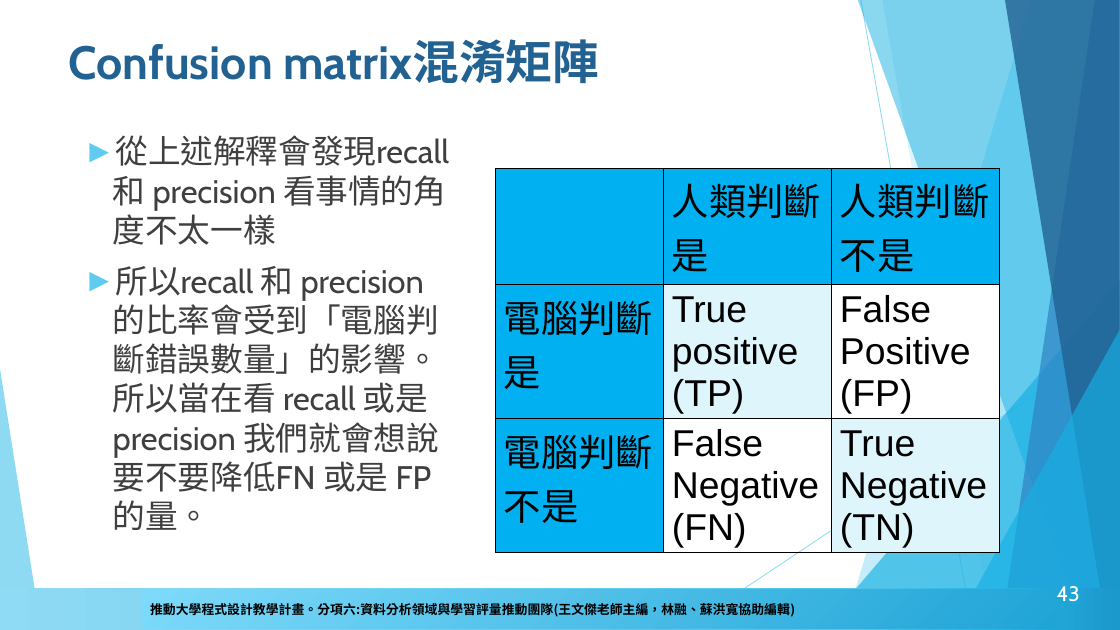
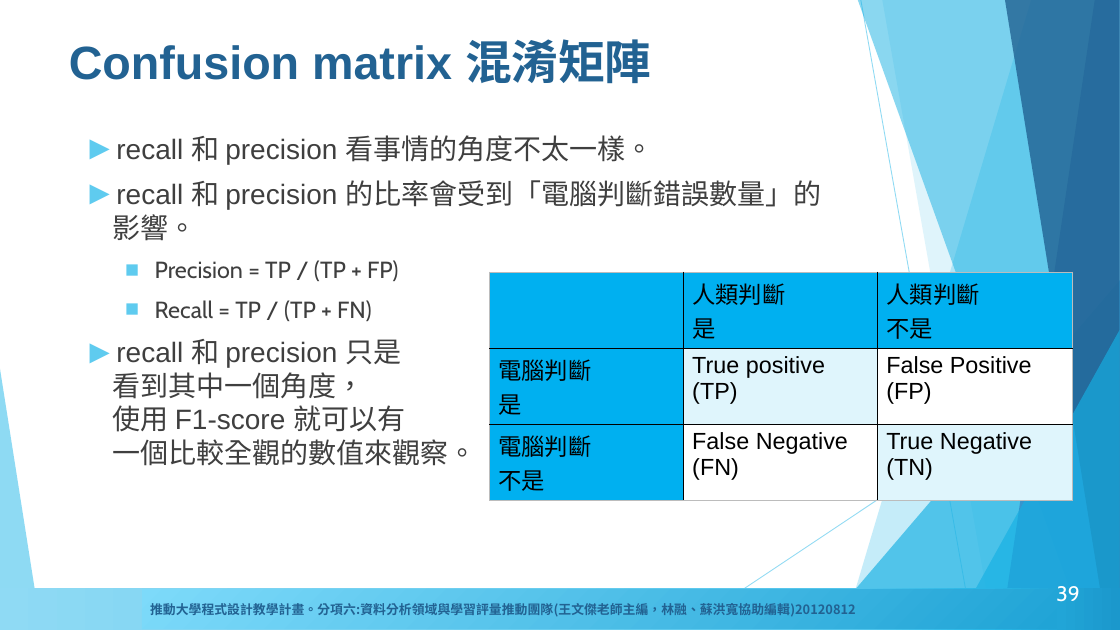
Before and after one commit to howardsukuan/textual-data-analysis-python, a slide deck: slide 39 of week04/文本分析與程式設計week4.pptx (slide 43 before the commit). Drawn at 1120x630 pixels with LibreOffice and Linux fonts; fonts in the diff are those of the drawing; background and template pictures are left out. Boxes give left, top, right and bottom in pixels: in the first picture for what was removed or moved away, otherwise in the second. Text is boxed around its words. In the diff, an @@ line names an element or a change of style, - is before the commit and + after.

```diff
--- a/week04/文本分析與程式設計week4.pptx
+++ b/week04/文本分析與程式設計week4.pptx
@@ title at (69,39,652,84): text changed; font Cabin to Arial @@
-Confusion matrix混淆矩陣
+Confusion matrix 混淆矩陣
@@ text at (113,135,821,466): text changed; size 28 to 24 pt; font Cabin to Arial @@
-► 從上述解釋會發現recall 和 precision 看事情的角度不太一樣
-► 所以recall 和 precision 的比率會受到「電腦判斷錯誤數量」的影響。所以當在看 recall 或是 precision 我們就會想說要不要降低FN 或是 FP的量。
+► recall 和 precision 看事情的角度不太一樣。
+► recall 和 precision 的比率會受到「電腦判斷錯誤數量」的影響。
+  ■ Precision = TP / (TP + FP)
+  ■ Recall = TP / (TP + FN)
+► recall 和 precision 只是
+  看到其中一個角度，
+  使用 F1-score 就可以有
+  一個比較全觀的數值來觀察。
@@ table at (490,272,1072,495) @@
@@ size 32 to 20 pt @@
@@ table: place and size @@
-table at (496,168,1000,552)
+table at (490,272,1072,495)
@@ text added at (144,598,1032,618), 12 pt, text #226292, bold @@
+推動大學程式設計教學計畫。分項六：資料分析領域與學習評量推動團隊（卓騰語言科技王文傑創辦人主編，林融、蘇洪寬協助編輯）20120812
@@ page number at (1056,586,1079,602): text changed @@
-43
+39
@@ text in rectangle at (150,600,856,618): text changed; text colour #000000 to #226292 @@
-推動大學程式設計教學計畫。分項六:資料分析領域與學習評量推動團隊(王文傑老師主編，林融、蘇洪寬協助編輯)
+推動大學程式設計教學計畫。分項六:資料分析領域與學習評量推動團隊(王文傑老師主編，林融、蘇洪寬協助編輯)20120812
```
Also in this commit, not shown: 54 other slides changed, 8 slides removed, 3 other files.
